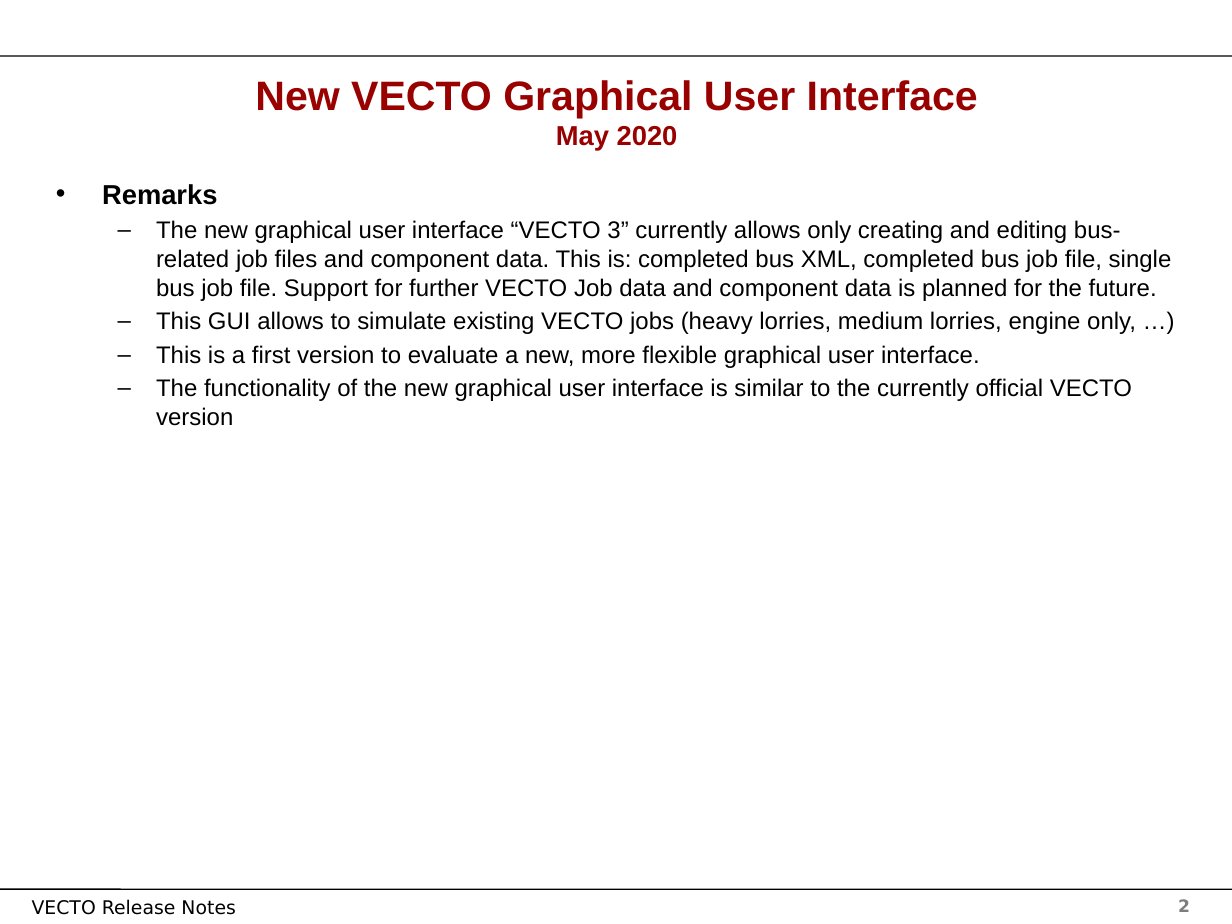
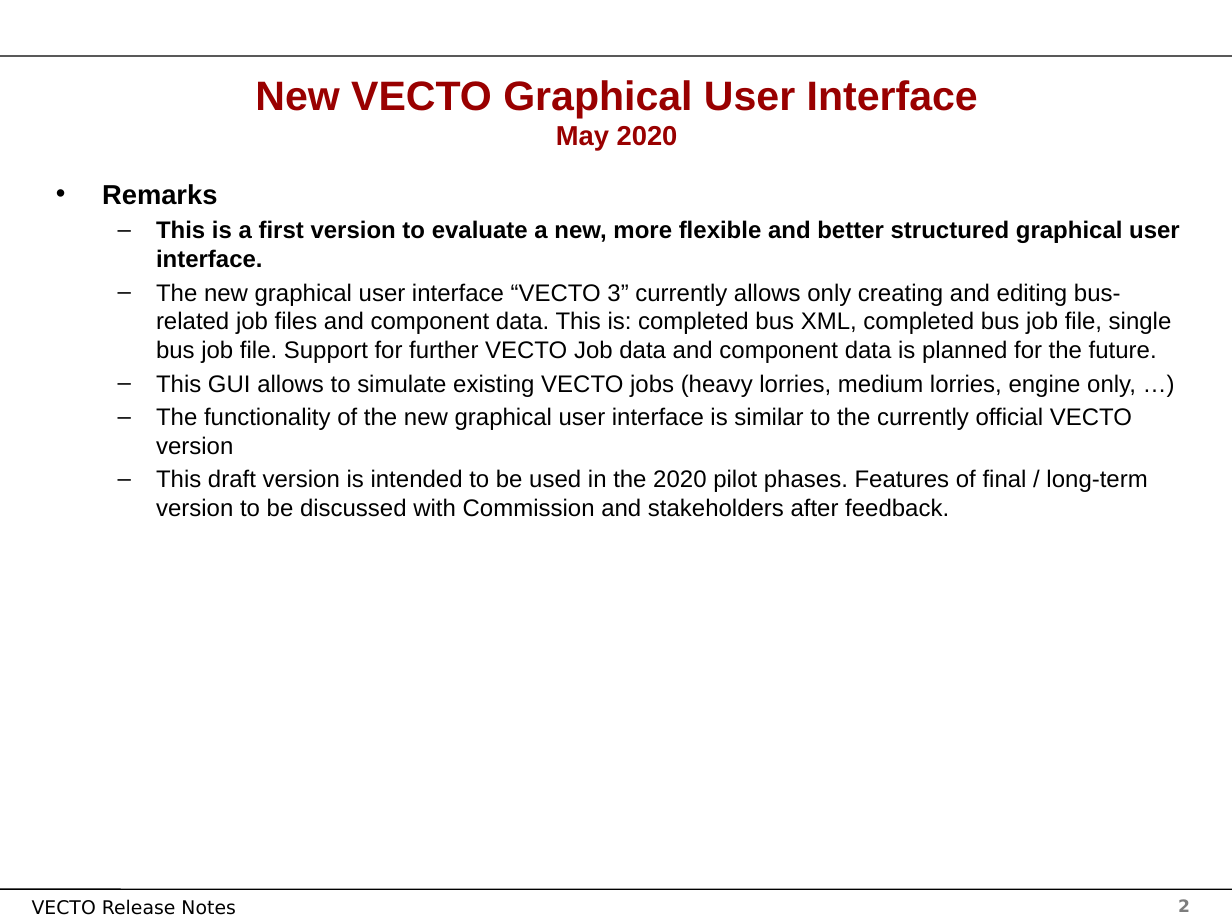
Before and after one commit to tanawadeatharva/BharatVECTO, a slide deck: slide 2 of Documentation/User Manual Source/UserGuide VECTO3 GUI.pptx. Drawn at 1232x924 pixels with LibreOffice and Linux fonts; fonts in the diff are those of the drawing; background and template pictures are left out. Boxes give left, top, right and bottom in pixels: in the first picture for what was removed or moved away, otherwise in the second. Text is boxed around its words. In the diff, an @@ line names an element or a change of style, - is before the commit and + after.

Commit message:
updating user manual for vecto 3 gui

```diff
--- a/Documentation/User Manual Source/UserGuide VECTO3 GUI.pptx
+++ b/Documentation/User Manual Source/UserGuide VECTO3 GUI.pptx
@@ text at <box>156,220,1180,268</box>: paragraph added @@
+  – This is a first version to evaluate a new, more flexible and better structured graphical user interface.
@@ text at <box>156,345,980,368</box>: paragraph removed @@
-  – This is a first version to evaluate a new, more flexible graphical user interface.
@@ text at <box>156,469,1147,517</box>: paragraph added @@
+  – This draft version is intended to be used in the 2020 pilot phases. Features of final / long-term version to be discussed with Commission and stakeholders after feedback.
```
Also in this commit, not shown: 2 other slides changed, 1 other file.
